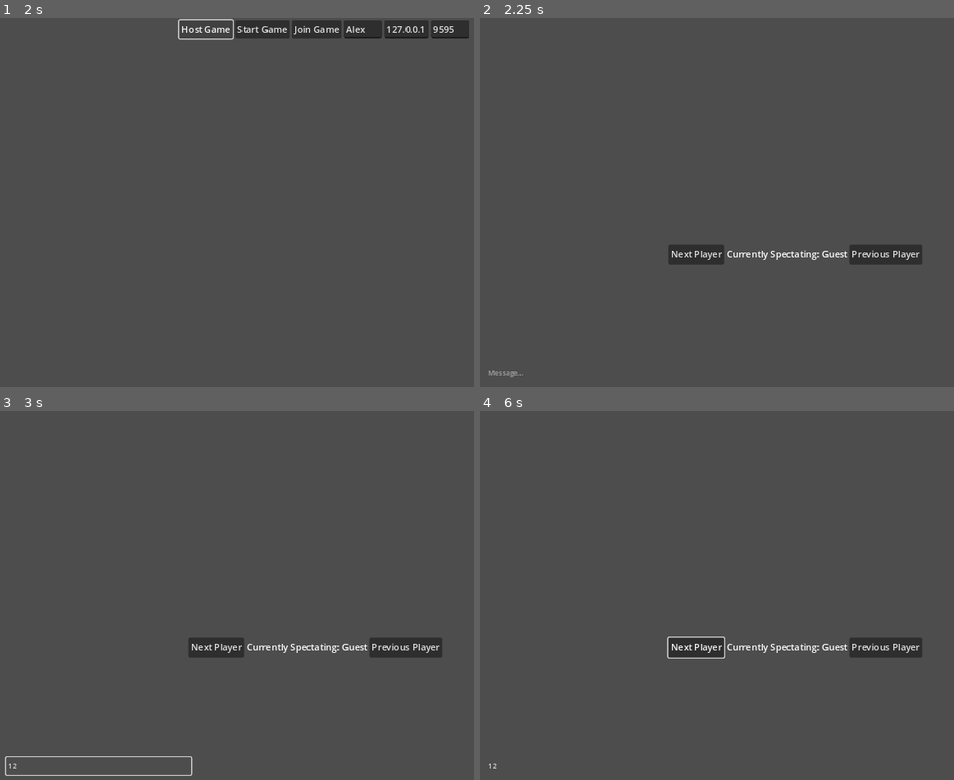
Above: before the commit, frames 1-4 (two rows, left to right).
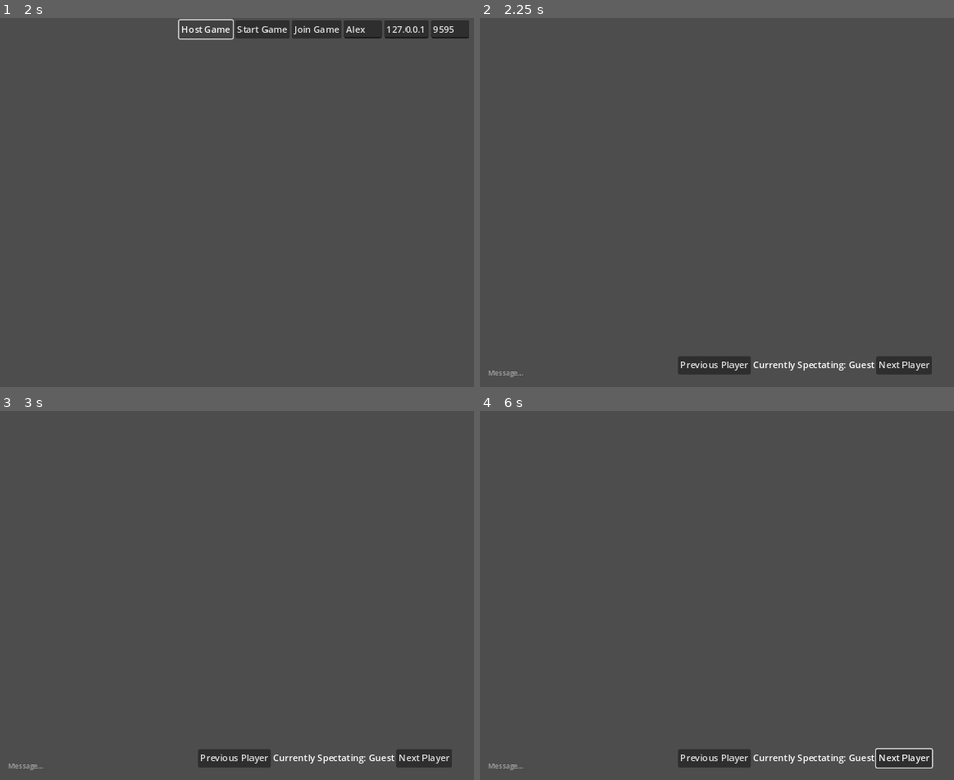
Above: after the commit, the same moments.

Repository: StormLight14/pew-pew-io
Game: Godot game, scene res://multiplayer.tscn
Same seed, same stepped clock (60 frames per second), same inputs: the game is played once before the commit and once after it.
Inputs (mouse positions are in pixels of both pictures, inside the frame that each line leads up to):
- Up to frame 1 (2 s): click (364, 29) at 0.52 s; type "Alex" at 0.6 s; click "Host Game" at 1.25 s
- Up to frame 2 (2.25 s): click "Start Game" at 2 s
- Up to frame 3 (3 s): click (99, 765) at 2.77 s; type "12" at 2.85 s
- Up to frame 4 (6 s): click "Previous Player" at 3.5 s; click "Next Player" at 4.25 s; click "Next Player" at 5 s; tap Enter at 5.75 s; move the mouse to (949, 577) at 5.77 s; hold D (right) from 5.78 s (still down); click (949, 577) at 5.85 s

Frame 1 is identical in both runs. In frame 2, 3.0% of the frame differs, in the area x 39-96%, y 61-97%; in frame 3, 3.3%, in the area x 1-96%, y 61-99%; in frame 4, 3.3%.

Commit message:
spectate ui only for server

Diff:
--- a/multiplayer.gd
+++ b/multiplayer.gd
@@ -10,7 +10,6 @@
 var peer = ENetMultiplayerPeer.new()
 
 func _ready():
-	print_tree_pretty()
 	get_tree().paused = true
 	multiplayer.connected_to_server.connect(connected_to_server)
 	multiplayer.peer_disconnected.connect(peer_disconnected)
@@ -31,6 +30,7 @@
 func peer_disconnected(id):
 	print(GameValues.players[id].username + " disconnected.")
 	GameValues.players.erase(id)
+
 	var player_nodes = get_tree().get_nodes_in_group("Player")
 	for player_node in player_nodes:
 		if player_node.name == str(id):
@@ -84,7 +84,8 @@
 
 	get_tree().paused = false
 	$MenuUI.visible = false
-	$GameUI.visible = true
+	$GameUI.make_visible()
+
 
 	$Level.visible = true
 	$Players.visible = true
--- a/multiplayer.tscn
+++ b/multiplayer.tscn
@@ -75,24 +75,34 @@
 placeholder_text = "Message..."
 flat = true
 
-[node name="Spectate" type="HBoxContainer" parent="GameUI"]
-offset_left = 335.0
-offset_top = 398.0
-offset_right = 781.0
-offset_bottom = 433.0
+[node name="SpectateUI" type="CenterContainer" parent="GameUI"]
+anchors_preset = 12
+anchor_top = 1.0
+anchor_right = 1.0
+anchor_bottom = 1.0
+offset_top = -53.0
+offset_right = -1.0
+offset_bottom = -22.0
+grow_horizontal = 2
+grow_vertical = 0
+metadata/_edit_use_anchors_ = true
 
-[node name="SpectateNext" type="Button" parent="GameUI/Spectate"]
+[node name="HBoxContainer" type="HBoxContainer" parent="GameUI/SpectateUI"]
 layout_mode = 2
-text = "Next Player"
 
-[node name="Label" type="Label" parent="GameUI/Spectate"]
+[node name="SpectatePrevious" type="Button" parent="GameUI/SpectateUI/HBoxContainer"]
+layout_mode = 2
+text = "Previous Player
+"
+
+[node name="SpectateLabel" type="Label" parent="GameUI/SpectateUI/HBoxContainer"]
+unique_name_in_owner = true
 layout_mode = 2
 text = "Currently Spectating: Guest"
 
-[node name="SpectatePrevious" type="Button" parent="GameUI/Spectate"]
+[node name="SpectateNext" type="Button" parent="GameUI/SpectateUI/HBoxContainer"]
 layout_mode = 2
-text = "Previous Player
-"
+text = "Next Player"
 
 [node name="Level" parent="." instance=ExtResource("3_qf10t")]
 
@@ -113,4 +123,6 @@
 [connection signal="focus_entered" from="GameUI/MessageLine" to="GameUI" method="_on_message_line_focus_entered"]
 [connection signal="focus_exited" from="GameUI/MessageLine" to="GameUI" method="_on_message_line_focus_exited"]
 [connection signal="text_submitted" from="GameUI/MessageLine" to="GameUI" method="_on_line_edit_text_submitted"]
+[connection signal="pressed" from="GameUI/SpectateUI/HBoxContainer/SpectatePrevious" to="GameUI" method="_on_spectate_previous_pressed"]
+[connection signal="pressed" from="GameUI/SpectateUI/HBoxContainer/SpectateNext" to="GameUI" method="_on_spectate_next_pressed"]
 [connection signal="timeout" from="StartTimer" to="." method="_on_start_timer_timeout"]
--- a/ui/game_ui.gd
+++ b/ui/game_ui.gd
@@ -1,11 +1,22 @@
 extends CanvasLayer
+
+@onready var spectate_ui = $SpectateUI
+@onready var spectate_label = %SpectateLabel
 
 func _ready():
 	GameValues.message_sent.connect(_on_message_sent)
 
+func make_visible():
+	self.visible = true
+	if multiplayer.is_server():
+		pass
+	else:
+		spectate_ui.visible = false
+
 func _on_line_edit_text_submitted(new_text):
 	var id = multiplayer.get_unique_id()
 	var username
+
 	if multiplayer.is_server():
 		username = "SERVER"
 	else:
@@ -23,3 +34,10 @@
 
 func _on_message_sent():
 	$Messages.text = GameValues.messages
+
+func _on_spectate_previous_pressed():
+	pass # Replace with function body.
+
+func _on_spectate_next_pressed():
+	for id in GameValues.players:
+		print(id)
